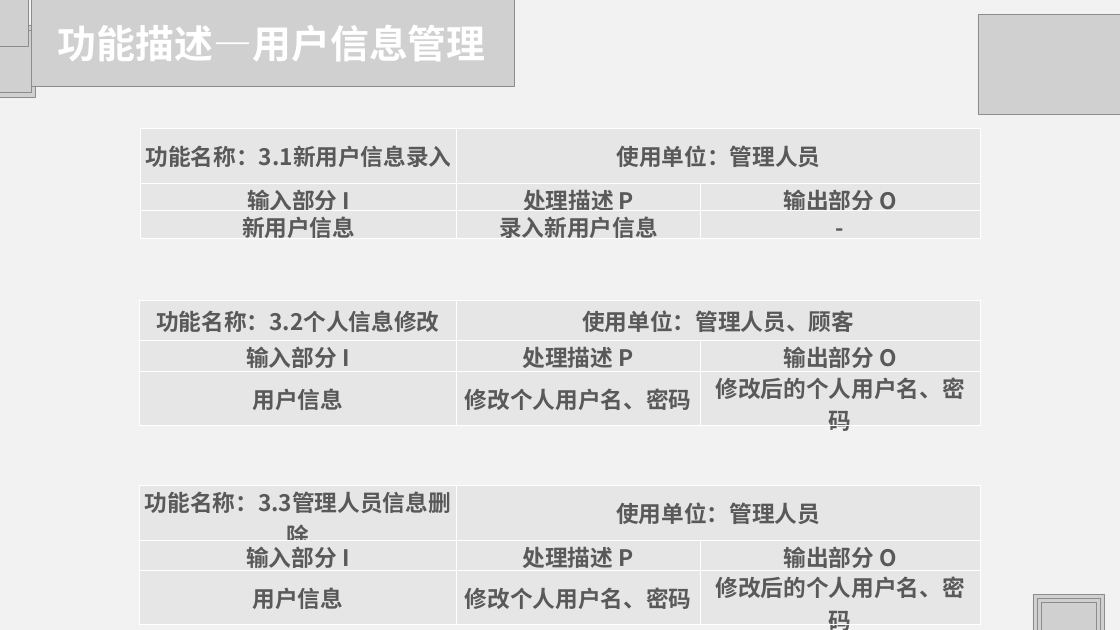
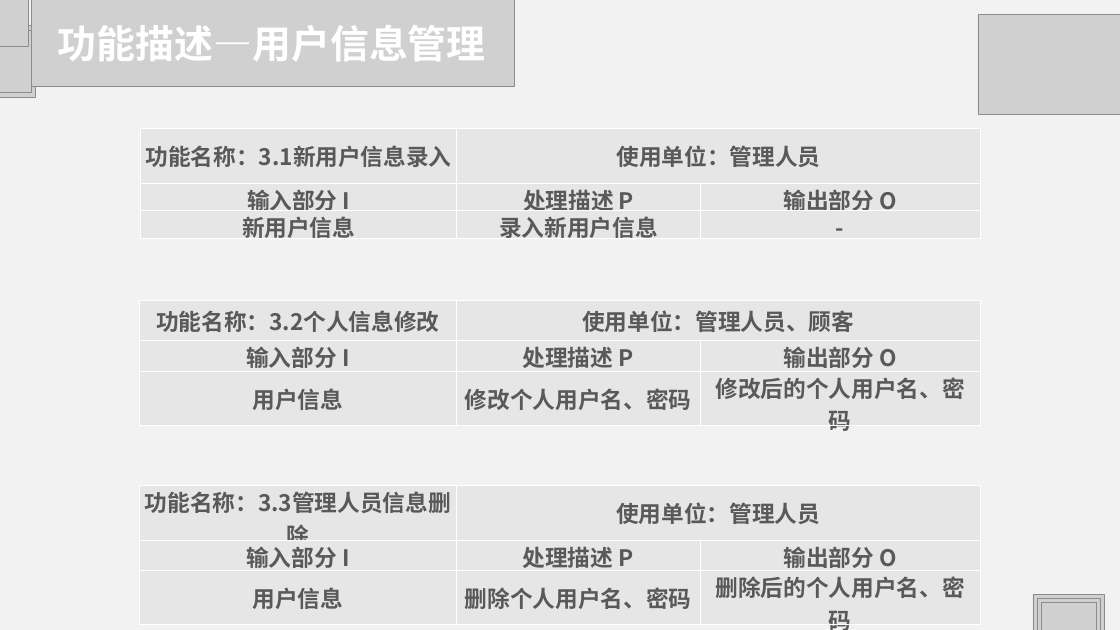
Before and after one commit to HJHGJGHHG/Sentiment-Analysis-System, a slide deck: slide 18 of PPT.pptx. Drawn at 1120x630 pixels with LibreOffice and Linux fonts; fonts in the diff are those of the drawing; grey boxes stand for pictures. Boxes give left, top, right and bottom in pixels: in the first picture for what was removed or moved away, otherwise in the second. Text is boxed around its words. In the diff, an @@ line names an element or a change of style, - is before the commit and + after.

```diff
--- a/PPT.pptx
+++ b/PPT.pptx
@@ table at (139,485,980,630) @@
-row 3, column 2: 修改个人用户名、密码
+row 3, column 2: 删除个人用户名、密码
-row 3, column 3: 修改后的个人用户名、密码
+row 3, column 3: 删除后的个人用户名、密码
```
Also in this commit, not shown: 12 other slides changed, 1 slide removed.
